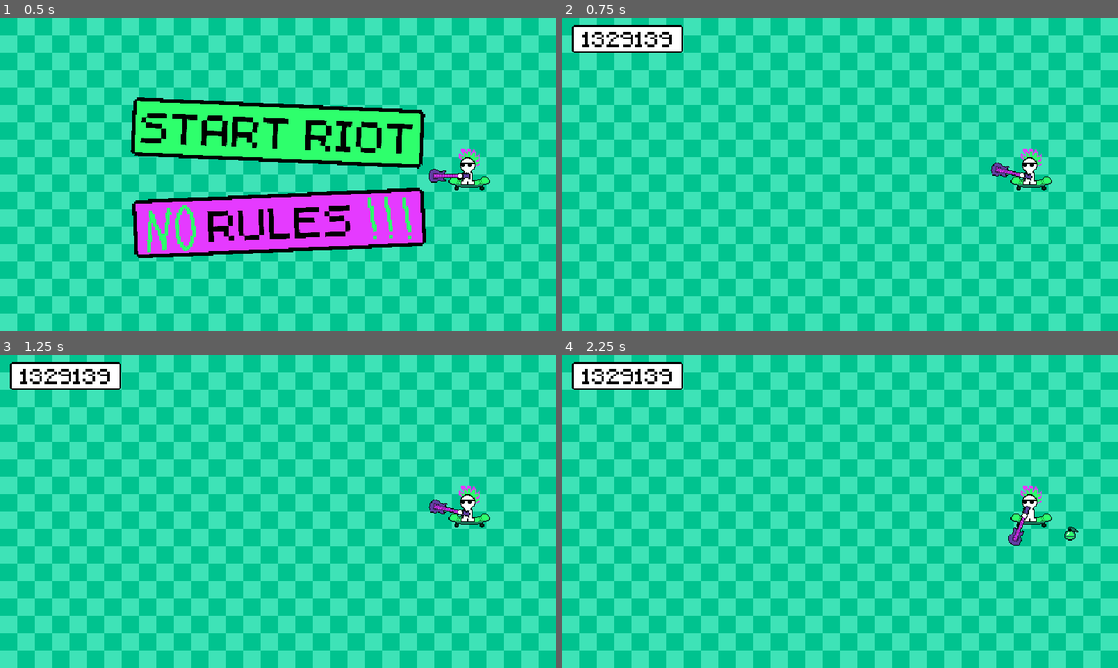
Above: before the commit, frames 1-4 (two rows, left to right).
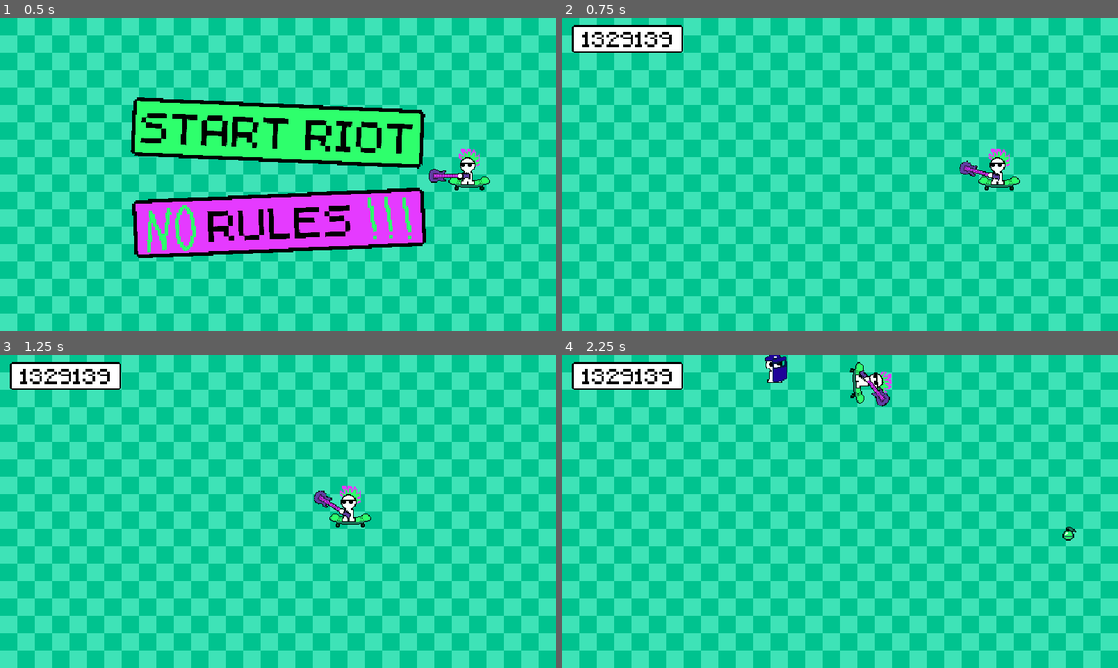
Above: after the commit, the same moments.

Repository: KyleTiley/PlayfulAnarchy
Game: Godot game, scene res://main.tscn
Same seed, same stepped clock (60 frames per second), same inputs: the game is played once before the commit and once after it.
Inputs (mouse positions are in pixels of both pictures, inside the frame that each line leads up to):
- Up to frame 1 (0.5 s): no input
- Up to frame 2 (0.75 s): click "START RIOT" at 0.5 s
- Up to frame 3 (1.25 s): no input
- Up to frame 4 (2.25 s): move the mouse to (812, 574) at 1.27 s; hold W (up_input) from 1.28 s (still down); move the mouse to (1006, 558) at 2.02 s

Frame 1 is identical in both runs. In frame 2, 1.1% of the frame differs, in the area x 71-89%, y 41-56%; in frame 3, 1.2%; in frame 4, 1.5%, in the area x 36-93%, y 0-61%.
Error before the commit: Parse Error: Identifier "Game" not declared in the current scope. (res://Player/Player.gd:16)

Commit message:
end fixed

Diff:
--- a/Enemies/Cop.gd
+++ b/Enemies/Cop.gd
@@ -18,13 +18,14 @@
 	if area.get_parent().name == "Guitar":
 		knock_back(area)
 		$Area2D/CollisionShape2D.set_deferred("disabled", true)
-		Game.score += 10
+#		Game.score += 10
 		await get_tree().create_timer(0.3).timeout
 		self.queue_free()
 	if area.get_parent().name == "Skateboard":
 		pass
 	if area.get_parent().name == "Player":
-		Game.game_over("cop")
+		get_parent().game_over("cop")
+		self.queue_free()
 
 func knock_back(_area):
 	var direction = (self.global_position - _area.get_parent().global_position)
--- a/Enemies/CopSpawner.gd
+++ b/Enemies/CopSpawner.gd
@@ -38,4 +38,3 @@
 
 func _on_game_end_game(cause_of_death):
 	game_started = false
-	print("Died to :" + cause_of_death)
--- a/Enemies/Grenade.gd
+++ b/Enemies/Grenade.gd
@@ -33,4 +33,4 @@
 	if !has_exploded:
 		return
 	if area.get_parent().name == "Guitar" or area.get_parent().name == "Skateboard" or area.get_parent().name == "Player":
-		get_tree().quit()
+		get_parent().game_over("grenade")
--- a/Enemies/GrenadeSpawner.gd
+++ b/Enemies/GrenadeSpawner.gd
@@ -32,4 +32,3 @@
 
 func _on_game_end_game(cause_of_death):
 	game_started = false
-	print("Died to :" + cause_of_death)
--- a/Enemies/RiotCop.gd
+++ b/Enemies/RiotCop.gd
@@ -23,13 +23,14 @@
 			return
 		knock_back(area)
 		$Area2D/CollisionShape2D.set_deferred("disabled", true)
-		Game.score += 50
+#		Game.score += 50
 		await get_tree().create_timer(0.3).timeout
 		self.queue_free()
 	if area.get_parent().name == "Skateboard":
 		pass
 	if area.get_parent().name == "Player":
-		Game.game_over("cop")
+		get_parent().game_over("cop")
+		self.queue_free()
 
 func shield_break(_area):
 	shield_broken = true
--- a/GameUI.gd
+++ b/GameUI.gd
@@ -1,16 +1,16 @@
 extends Control
-
-func _ready():
-	$Score/Label.text = str(Game.score)
-
-func _process(_delta):
-	$Score/Label.text = str(Game.score)
-
-func _on_game_end_game(cause_of_death):
-	$Score.hide()
-	$GameOver.show()
-	match cause_of_death:
-		"cop":
-			$GameOver/Label.text = "Cop killed you"
-		"grenade":
-			$GameOver/Label.text = "Nade killed you"
+#
+#func _ready():
+#	$Score/Label.text = str(Game.score)
+#
+#func _process(_delta):
+#	$Score/Label.text = str(Game.score)
+#
+#func _on_game_end_game(cause_of_death):
+#	$Score.hide()
+#	$GameOver.show()
+#	match cause_of_death:
+#		"cop":
+#			$GameOver/Label.text = "Cop killed you"
+#		"grenade":
+#			$GameOver/Label.text = "Nade killed you"
--- a/Player/Player.gd
+++ b/Player/Player.gd
@@ -13,7 +13,7 @@
 	player_movement(delta)
 	count += delta
 	if count > 0.5:
-		Game.score += 1
+#		Game.score += 1
 		count = 0
 
 func player_movement(_delta):
@@ -46,4 +46,5 @@
 	game_started = true
 
 func _on_game_end_game(cause_of_death):
-	print(cause_of_death)
+	game_started = false
+	self.queue_free()
--- a/main.tscn
+++ b/main.tscn
@@ -503,6 +503,9 @@
 "": SubResource("AnimationLibrary_fje6x")
 }
 
+[connection signal="EndGame" from="Game" to="Game/Player" method="_on_game_end_game"]
+[connection signal="EndGame" from="Game" to="Game/CopSpawner" method="_on_game_end_game"]
+[connection signal="EndGame" from="Game" to="Game/GrenadeSpawner" method="_on_game_end_game"]
 [connection signal="StartGame" from="Game" to="Game/Player" method="_on_game_start_game"]
 [connection signal="StartGame" from="Game" to="Game/CopSpawner" method="_on_game_start_game"]
 [connection signal="StartGame" from="Game" to="Game/GrenadeSpawner" method="_on_game_start_game"]
